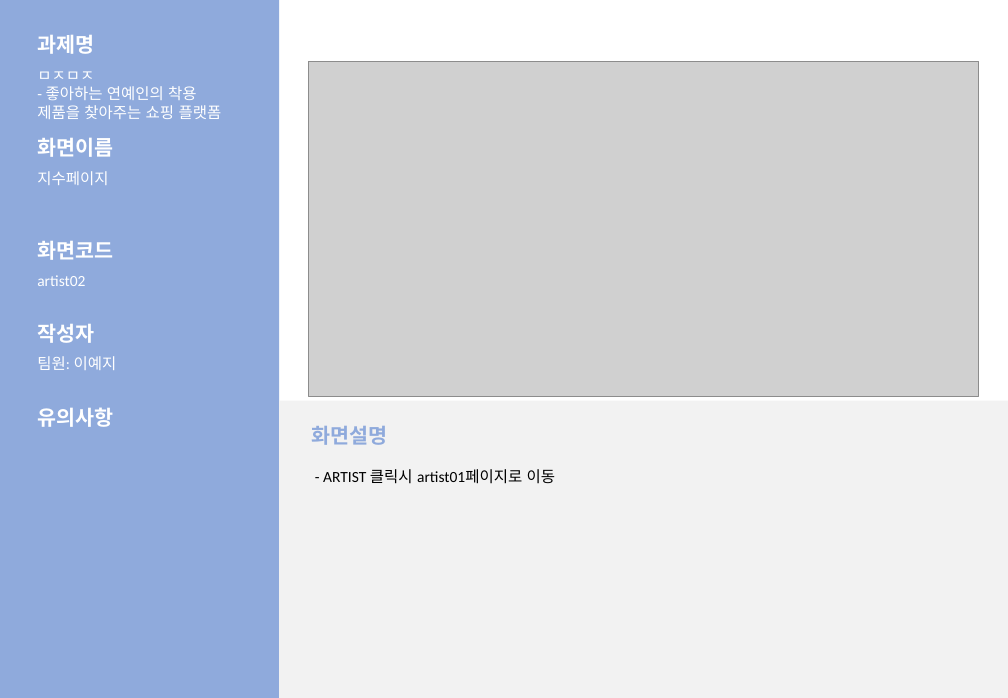
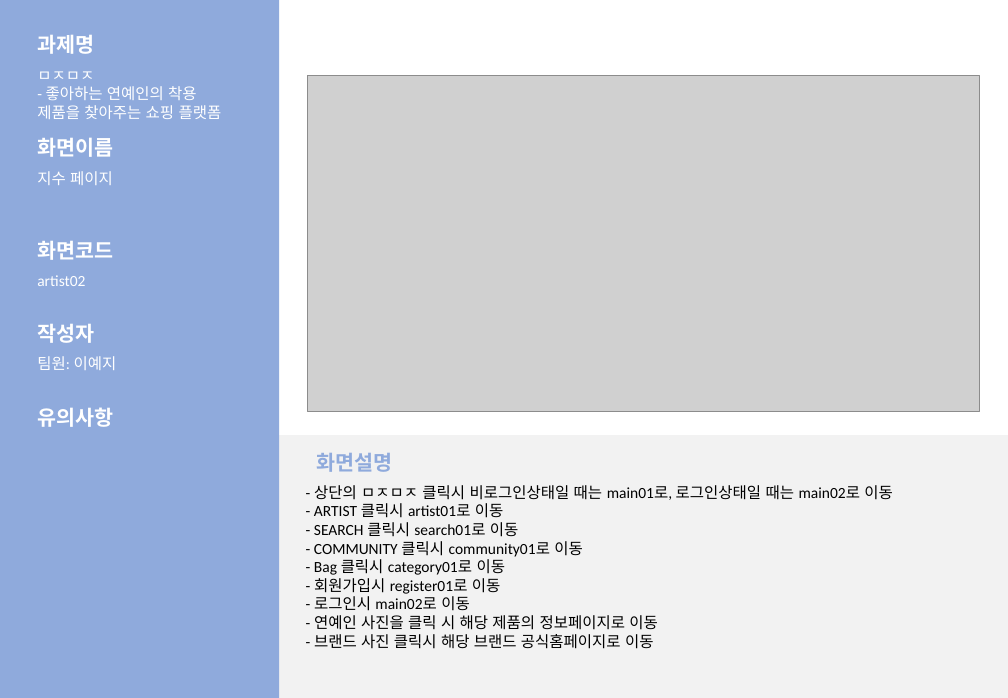
Before and after one commit to LeticiaKang/Project_Idol-Fandom-WebPlaform, a slide deck: slide 9 of 산출문서/화면설계서/화면설계서_서식(1조. HappyVirus).pptx. Drawn at 1008x698 pixels with LibreOffice and Linux fonts; fonts in the diff are those of the drawing; grey boxes stand for pictures. Boxes give left, top, right and bottom in pixels: in the first picture for what was removed or moved away, otherwise in the second. Text is boxed around its words. In the diff, an @@ line names an element or a change of style, - is before the commit and + after.

Commit message:
화면설계서
- 완성

```diff
--- a/산출문서/화면설계서/화면설계서_서식(1조. HappyVirus).pptx
+++ b/산출문서/화면설계서/화면설계서_서식(1조. HappyVirus).pptx
@@ picture: place and size @@
-picture at (308,61,979,396)
+picture at (307,75,980,411)
@@ text at (37,171,113,185): spaces changed @@
-지수페이지
+지수 페이지
@@ rectangle "- 상단의 ㅁㅈㅁㅈ 클릭시 비로그인상태일 ...": place and size @@
-rectangle "- 상단의 ㅁㅈㅁㅈ 클릭시 비로그인상태일 ..." at (279,400,1008,698)
+rectangle "- 상단의 ㅁㅈㅁㅈ 클릭시 비로그인상태일 ..." at (279,436,1008,698)
@@ text "화면설명": place and size @@
-text "화면설명" at (311,426,387,445)
+text "화면설명" at (316,453,392,472)
@@ text removed at (323,469,555,484) @@
-- ARTIST 클릭시 artist01페이지로 이동
@@ text in rectangle at (314,485,892,649): text added @@
+- 상단의 ㅁㅈㅁㅈ 클릭시 비로그인상태일 때는 main01로, 로그인상태일 때는 main02로 이동
+- ARTIST 클릭시 artist01로 이동
+- SEARCH 클릭시 search01로 이동
+- COMMUNITY 클릭시 community01로 이동
+- Bag 클릭시 category01로 이동
+- 회원가입시 register01로 이동
+- 로그인시 main02로 이동
+- 연예인 사진을 클릭 시 해당 제품의 정보페이지로 이동
+- 브랜드 사진 클릭시 해당 브랜드 공식홈페이지로 이동
```
Also in this commit, not shown: 13 other slides changed.
